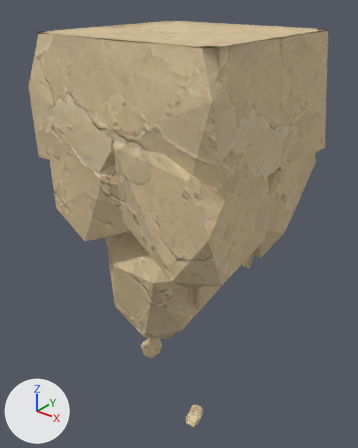
The glTF model assets/custom/models/ground_modules/ground_bottom_square_island_06.glb as it was, and as the next commit left it.
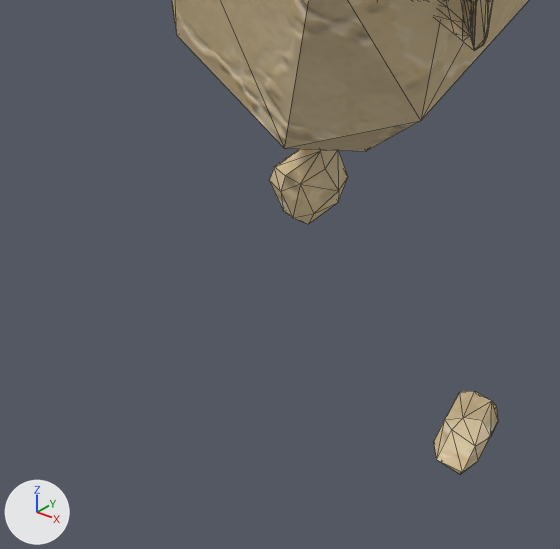
Old and new are each drawn whole from a 50 mm lens placed at (2.05, -1.49, 1.2), pointed at (0.49, 0.46, -0.01) and again close up on the part from 19% to 62% of the width and 66% to 100% of the height. Arrows for +X, +Y and +Z are at lower left; the lights stay in place. The last two pictures show the newer version. The close-ups show mesh edges as thin lines. Vertices at exactly the same position are counted once.

The scene before the commit, as lines of its bpy script (objects in view):
```python
me_groundbottomsquareisland06_bodyshouldermesh = bpy.data.meshes.new('GroundBottomSquareIsland06_BodyShoulderMesh')
me_groundbottomsquareisland06_bodyshouldermesh.from_pydata(...)  # 1441 vertices, 2565 faces; spans x -0.04..1.04, y -0.04..1.04, z -0.92..1.0
me_groundbottomsquareisland06_bodyshouldermesh.materials.append(mat_sandstone_plate_1_005)
me_groundbottomsquareisland06_bodyshouldermesh.materials.append(mat_sandstone_plate_2_005)
me_groundbottomsquareisland06_bodyshouldermesh.materials.append(mat_sandstone_plate_3_005)
me_groundbottomsquareisland06_bodyshouldermesh.materials.append(mat_sandstone_plate_4_005)
me_groundbottomsquareisland06_bodyshouldermesh.materials.append(mat_sandstone_plate_5_005)
me_groundbottomsquareisland06_bodyshouldermesh.materials.append(mat_sandstone_plate_6_005)
me_groundbottomsquareisland06_bodyshouldermesh.materials.append(mat_sandstone_plate_7_005)
me_groundbottomsquareisland06_bodyshouldermesh.materials.append(mat_sandstone_plate_8_005)
me_groundbottomsquareisland06_bodyshouldermesh.materials.append(mat_sandstone_plate_9_005)
me_groundbottomsquareisland06_bodyshouldermesh.materials.append(mat_sandstone_plate_10_005)
me_groundbottomsquareisland06_bodyshouldermesh.materials.append(mat_sandstone_plate_11_005)
me_groundbottomsquareisland06_bodyshouldermesh.materials.append(mat_sandstone_plate_12_005)
me_groundbottomsquareisland06_bodyshouldermesh.materials.append(mat_sandstone_plate_13_005)
me_groundbottomsquareisland06_bodyshouldermesh.materials.append(mat_groundmodulerecess)  # beige #cdb890
ob_groundbottomsquareisland06_body = bpy.data.objects.new('GroundBottomSquareIsland06_Body', me_groundbottomsquareisland06_bodyshouldermesh)
ob_groundbottomsquareisland06_body.location = (0.0, 0.0, 0.0)
```
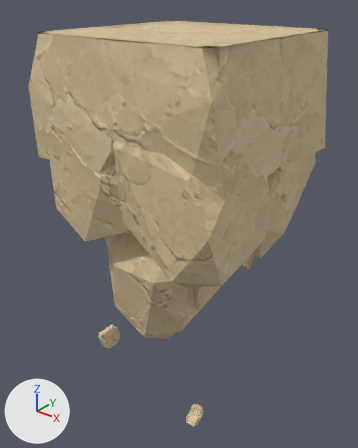
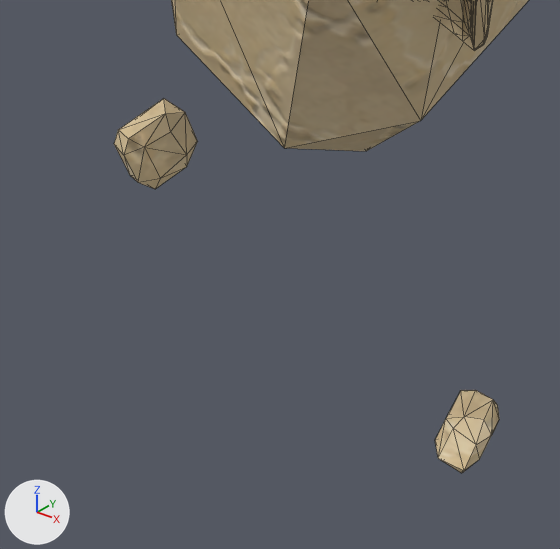
The change, as a diff of the scene's bpy script:
```diff
--- a/assets/custom/models/ground_modules/ground_bottom_square_island_06.glb.py
+++ b/assets/custom/models/ground_modules/ground_bottom_square_island_06.glb.py
@@ me_groundbottomsquareisland06_bodyshouldermesh @@
 # used by ob_groundbottomsquareisland06_body; location = (0.0, 0.0, 0.0)
-me_groundbottomsquareisland06_bodyshouldermesh.from_pydata(...)  # 1441 vertices, 2565 faces; spans x -0.04..1.04, y -0.04..1.04, z -0.92..1.0
+me_groundbottomsquareisland06_bodyshouldermesh.from_pydata(...)  # 1441 vertices, 2565 faces; spans x -0.04..1.04, y -0.04..1.04, z -0.87..1.0
+# me_groundbottomsquareisland06_bodyshouldermesh part 1: the loose piece of 24 vertices spanning x 0.32..0.41, y 0.27..0.41, z -0.92..-0.78 is moved by (-0.18, -0.18, 0.1)
 me_groundbottomsquareisland06_bodyshouldermesh.materials.append(mat_sandstone_plate_1_005)
```

Pixel boxes (x1, y1, x2, y2) of what changed, in the close-ups (560 x 549 px; the box of a moved part takes in the faces that stretch with it):
'GroundBottomSquareIsland06_Body', reshaped
    before: (171, 0, 529, 475)
    after: (114, 0, 529, 473)
part 1 of me_groundbottomsquareisland06_bodyshouldermesh, moved or reshaped
    before: (269, 149, 348, 224)
    after: (114, 99, 197, 189)
